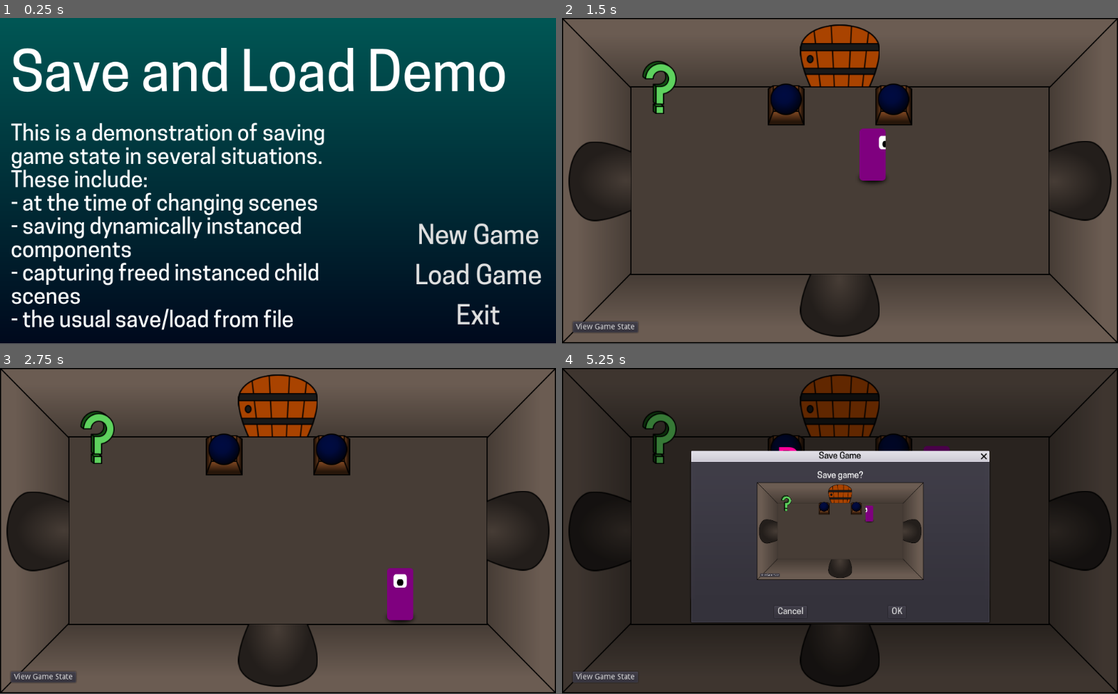
Above: before the commit, frames 1-4 (two rows, left to right).
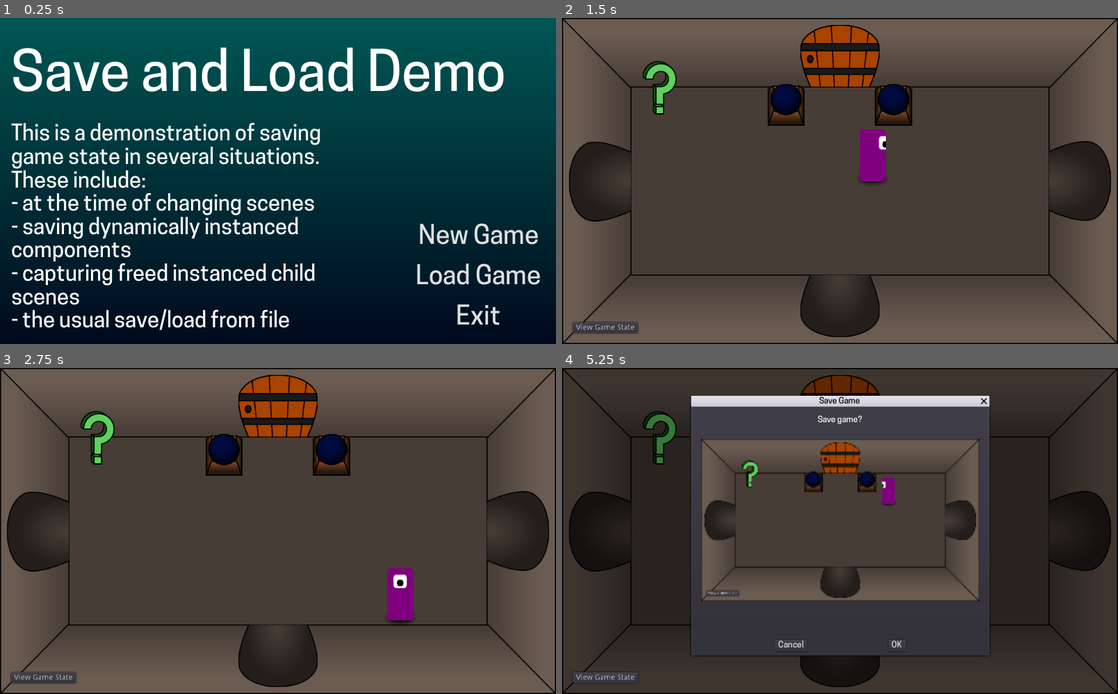
Above: after the commit, the same moments.

Repository: jhlothamer/save_and_load_demo
Game: Godot game, scene res://scenes/ui/title.tscn
Two runs of this game, one before a commit and one after it. Both use one fixed random seed, a clock stepped at 60 frames per second and the inputs below.
Inputs:
- Up to frame 1 (0.25 s): no input
- Up to frame 2 (1.5 s): click "New Game" at 0.5 s; tap Enter (interact) at 1.25, 1.35 s; hold Right (ui_right) from 1.28 s (still down)
- Up to frame 3 (2.75 s): release Right (ui_right) at 2.03 s; hold Down (ui_down) from 2.03 s (still down); tap Enter (interact) at 2.1 s
- Up to frame 4 (5.25 s): release Down (ui_down) at 2.78 s; hold Right (ui_right) 2.78-3.53 s; tap Enter (interact) at 2.85, 3.6, 4.35 s; hold Up (ui_up) 3.53-4.28 s; hold Left (ui_left) 4.28-5 s; tap Escape (pause) at 4.9 s; click "Save" at 5 s
The window is 800x468 before the commit and 800x469 after it. Grey fills any space a smaller window leaves; there, only what the larger window draws over its background counts as a difference.

The runs differ from the first frame. In frame 1, 11% of the frame differs, in the area x 2-98%, y 8-96%; in frame 2, 1.4%; in frame 3, 1.4%; in frame 4, 25%, in the area x 0-100%, y 1-100%.

Commit message:
enable full screen toggle (F11), fix pause dialog issue when save/load dialogs are shown, update readme

Diff:
--- a/project/project.godot
+++ b/project/project.godot
@@ -72,10 +72,15 @@
 GameStateService="*res://utils/game_state/game_state_service.gd"
 InventoryMgr="*res://utils/inventory_mgr.tscn"
 GameInit="*res://utils/game_init.gd"
+FullScreenMgr="*res://utils/full_screen_mgr.tscn"
 
 [debug]
 
 gdscript/warnings/enable=false
+
+[display]
+
+window/stretch/mode="2d"
 
 [input]
 
@@ -123,6 +128,11 @@
 "events": [ Object(InputEventKey,"resource_local_to_scene":false,"resource_name":"","device":0,"alt":false,"shift":false,"control":false,"meta":false,"command":false,"pressed":false,"scancode":16777217,"physical_scancode":0,"unicode":0,"echo":false,"script":null)
  ]
 }
+full_screen_toggle={
+"deadzone": 0.5,
+"events": [ Object(InputEventKey,"resource_local_to_scene":false,"resource_name":"","device":0,"alt":false,"shift":false,"control":false,"meta":false,"command":false,"pressed":false,"scancode":16777254,"physical_scancode":0,"unicode":0,"echo":false,"script":null)
+ ]
+}
 
 [physics]
 
--- a/project/scenes/ui/load_game_dlg.gd
+++ b/project/scenes/ui/load_game_dlg.gd
@@ -3,6 +3,11 @@
 
 onready var _item_list: ItemList = $MarginContainer/HBoxContainer/ItemList
 onready var _texture_rect: TextureRect = $MarginContainer/HBoxContainer/TextureRect
+
+
+func _ready():
+	get_close_button().connect("pressed", self, "_on_close_cancel_pressed")
+	get_cancel().connect("pressed", self, "_on_close_cancel_pressed")
 
 
 func _get_saved_game_files():
@@ -56,3 +61,7 @@
 		var save_file_name = SaveGameDlg.SAVE_GAME_FOLDER + "/" + base_file_name + ".tres"
 		var transition_func := funcref(TransitionMgr, "transition_to")
 		GameStateService.load(save_file_name, transition_func)
+
+
+func _on_close_cancel_pressed():
+	emit_signal("popup_hide")
--- a/project/scenes/ui/load_game_dlg.tscn
+++ b/project/scenes/ui/load_game_dlg.tscn
@@ -4,7 +4,6 @@
 [ext_resource path="res://scenes/ui/load_game_dlg.gd" type="Script" id=2]
 
 [node name="LoadGameDlg" type="ConfirmationDialog"]
-visible = true
 anchor_left = 0.5
 anchor_top = 0.5
 anchor_right = 0.5
@@ -20,6 +19,10 @@
 [node name="MarginContainer" type="MarginContainer" parent="."]
 anchor_right = 1.0
 anchor_bottom = 1.0
+margin_left = 8.0
+margin_top = 8.0
+margin_right = -8.0
+margin_bottom = -38.0
 custom_constants/margin_right = 10
 custom_constants/margin_top = 10
 custom_constants/margin_left = 10
@@ -28,8 +31,8 @@
 [node name="HBoxContainer" type="HBoxContainer" parent="MarginContainer"]
 margin_left = 10.0
 margin_top = 10.0
-margin_right = 747.0
-margin_bottom = 467.0
+margin_right = 731.0
+margin_bottom = 421.0
 custom_constants/separation = 10
 
 [node name="ItemList" type="ItemList" parent="MarginContainer/HBoxContainer"]
--- a/project/scenes/ui/pause_dialog.gd
+++ b/project/scenes/ui/pause_dialog.gd
@@ -8,6 +8,7 @@
 onready var _load_game_dlg = $LoadGameDlg
 
 var _image_for_save: Image
+var _pause_toggle_allowed := true
 
 
 func _ready():
@@ -24,10 +25,12 @@
 
 
 func _on_SaveBtn_pressed():
+	_pause_toggle_allowed = false
 	_save_game_dlg.show_save_dlg(_image_for_save)
 
 
 func _on_LoadBtn_pressed():
+	_pause_toggle_allowed = false
 	_load_game_dlg.show_modal(true)
 
 
@@ -45,12 +48,11 @@
 
 
 func _input(event):
-	if !event.is_action("pause") or event.is_echo() or !event.is_pressed():
+	if !_pause_toggle_allowed or !event.is_action("pause") or event.is_echo() or !event.is_pressed():
 		return
 	if visible:
 		_on_ResumeBtn_pressed()
 	else:
-		#show_modal(true)
 		show()
 
 
@@ -60,3 +62,11 @@
 	var new_size = image.get_size() * .3
 	image.resize(new_size.x, new_size.y, Image.INTERPOLATE_BILINEAR)
 	return image
+
+
+func _on_SaveGame_popup_hide():
+	_pause_toggle_allowed = true
+
+
+func _on_LoadGameDlg_popup_hide():
+	_pause_toggle_allowed = true
--- a/project/scenes/ui/pause_dialog.tscn
+++ b/project/scenes/ui/pause_dialog.tscn
@@ -113,9 +113,10 @@
 [node name="SaveGame" parent="." instance=ExtResource( 4 )]
 
 [node name="LoadGameDlg" parent="." instance=ExtResource( 5 )]
-visible = false
 
 [connection signal="pressed" from="VBoxContainer/ResumeBtn" to="." method="_on_ResumeBtn_pressed"]
 [connection signal="pressed" from="VBoxContainer/SaveBtn" to="." method="_on_SaveBtn_pressed"]
 [connection signal="pressed" from="VBoxContainer/LoadBtn" to="." method="_on_LoadBtn_pressed"]
 [connection signal="pressed" from="VBoxContainer/MainMenuBtn" to="." method="_on_MainMenuBtn_pressed"]
+[connection signal="popup_hide" from="SaveGame" to="." method="_on_SaveGame_popup_hide"]
+[connection signal="popup_hide" from="LoadGameDlg" to="." method="_on_LoadGameDlg_popup_hide"]
--- a/project/scenes/ui/save_game_dlg.gd
+++ b/project/scenes/ui/save_game_dlg.gd
@@ -10,7 +10,8 @@
 
 
 func _ready():
-	pass # Replace with function body.
+	get_close_button().connect("pressed", self, "_on_close_cancel_pressed")
+	get_cancel().connect("pressed", self, "_on_close_cancel_pressed")
 
 
 func show_save_dlg(save_img: Image) -> void:
@@ -18,6 +19,7 @@
 	var texture = ImageTexture.new()
 	texture.create_from_image(save_img)
 	_texture_rect.texture = texture
+
 	show_modal(true)
 
 
@@ -37,3 +39,8 @@
 	if GameStateService.save(save_game_file_name):
 		var image_file_name = SAVE_GAME_FOLDER + "/" + date_string + ".png"
 		_save_game_image.save_png(image_file_name)
+	emit_signal("popup_hide")
+
+
+func _on_close_cancel_pressed():
+	emit_signal("popup_hide")
--- a/project/scenes/ui/save_game_dlg.tscn
+++ b/project/scenes/ui/save_game_dlg.tscn
@@ -10,9 +10,9 @@
 anchor_right = 0.5
 anchor_bottom = 0.5
 margin_left = -274.5
-margin_top = -127.0
+margin_top = -229.0
 margin_right = 274.5
-margin_bottom = 127.0
+margin_bottom = 229.0
 theme = ExtResource( 2 )
 window_title = "Save Game"
 script = ExtResource( 1 )
@@ -20,6 +20,10 @@
 [node name="MarginContainer" type="MarginContainer" parent="."]
 anchor_right = 1.0
 anchor_bottom = 1.0
+margin_left = 8.0
+margin_top = 8.0
+margin_right = -8.0
+margin_bottom = -38.0
 custom_constants/margin_right = 10
 custom_constants/margin_top = 10
 custom_constants/margin_left = 10
@@ -31,19 +35,20 @@
 [node name="VBoxContainer" type="VBoxContainer" parent="MarginContainer"]
 margin_left = 10.0
 margin_top = 10.0
-margin_right = 539.0
-margin_bottom = 214.0
+margin_right = 523.0
+margin_bottom = 372.0
 
 [node name="Label" type="Label" parent="MarginContainer/VBoxContainer"]
-margin_right = 529.0
+margin_right = 513.0
 margin_bottom = 16.0
 text = "Save game?"
 align = 1
 
 [node name="TextureRect" type="TextureRect" parent="MarginContainer/VBoxContainer"]
 margin_top = 20.0
-margin_right = 529.0
-margin_bottom = 204.0
+margin_right = 513.0
+margin_bottom = 362.0
+rect_min_size = Vector2( 513, 342 )
 size_flags_vertical = 3
 stretch_mode = 6
 
--- /dev/null
+++ b/project/utils/full_screen_mgr.gd
@@ -0,0 +1,8 @@
+extends Node
+
+
+func _input(event):
+	if event.is_echo():
+		return
+	if event.is_action_pressed("full_screen_toggle"):
+		OS.window_fullscreen = !OS.window_fullscreen
--- /dev/null
+++ b/project/utils/full_screen_mgr.tscn
@@ -0,0 +1,7 @@
+[gd_scene load_steps=2 format=2]
+
+[ext_resource path="res://utils/full_screen_mgr.gd" type="Script" id=1]
+
+[node name="FullScreenMgr" type="Node"]
+pause_mode = 2
+script = ExtResource( 1 )
Not shown, changed: README.md
